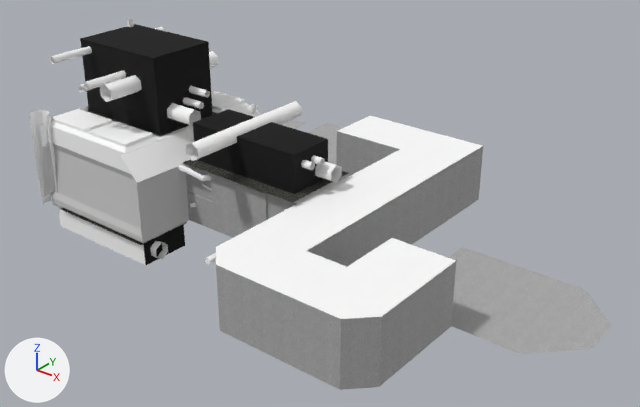
An edit to the OBJ model meshes/map/map_mesh.obj, drawn before and after from the same camera.
Both versions are drawn from a camera (50 mm lens) standing at (30.7, -28.2, 19.1) and looking at (6.8, 1.7, 0.6). Every picture has the same lights, and +X, +Y and +Z are marked at lower left. Where no turn or scale is listed for an object, it has been applied to the vertices.

The first picture shows 'map_mesh'.
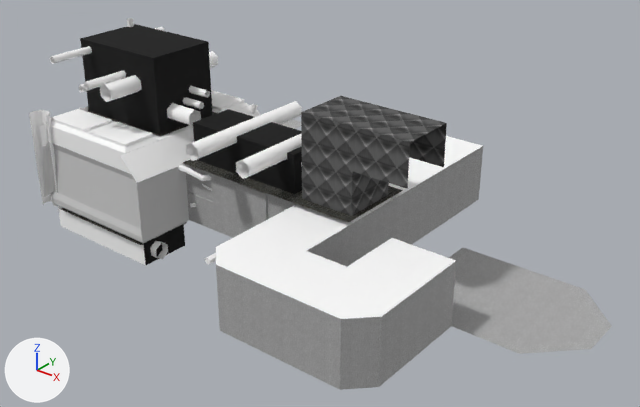
Boxes [x1, y1, x2, y2] around the edits, measured in the pictures (640 x 407 px; the box of a moved part takes in the faces that stretch with it):
part 1 of me_map_mesh, moved or reshaped
    before: [315, 162, 342, 183]
    after: [236, 134, 302, 179]
part 2 of me_map_mesh, built on
    before: [298, 182, 393, 223]
    after: [301, 96, 447, 223]
part 3 of me_map_mesh, surface changed
    before: [232, 171, 348, 202]
    after: [232, 173, 403, 222]

What the commit changed:
Picture 'vent.png' (img_vent_png) is new.
Picture 'vent_normal.png' (img_vent_normal_png) is new.
Material 'vent' (mat_vent) is new.
Uses the picture img_vent_normal_png.
Uses the picture img_vent_png.
me_map_mesh is used by ob_map_mesh; location (0.0, 0.0, 0.0).
me_map_mesh had 1193 vertices, 1810 faces and spanned x -8.0..21.2, y -7.7..13.3, z -2.2..7.7.
me_map_mesh now has 1209 vertices, 1827 faces and spans x -8.0..21.2, y -7.7..13.3, z -2.2..7.7.
me_map_mesh part 1: the loose piece of 12 vertices spanning x 1.7..8.7, y 0.1..0.9, z 2.6..3.5 is turned 90 degrees about the z axis through its middle, then moved by (1.9, -0.8, 1.2).
Part 2, on me_map_mesh:
2 faces are deleted.
2 vertices move from x 8.3, y -2.0..2.0, z 2.4 to x 11.3, y -2.0..2.0, z 2.4.
9 vertices are added at x 8.4..13.7, y -1.5..1.2, z 2.3..6.4.
7 new vertices lie (0.0, 2.7, 0.0) away from vertices in x 8.4..13.7, y -1.5, z 2.3..6.4.
8 new faces join them, mat_metal_17_256x256 (its picture is missing).
11 new faces join them, mat_vent.
me_map_mesh part 3: 1 kept faces spanning x 1.4..11.3, y -2.0..2.0, z 2.4..2.5 get new texture (UV) coordinates.
me_map_mesh now uses material mat_vent.
